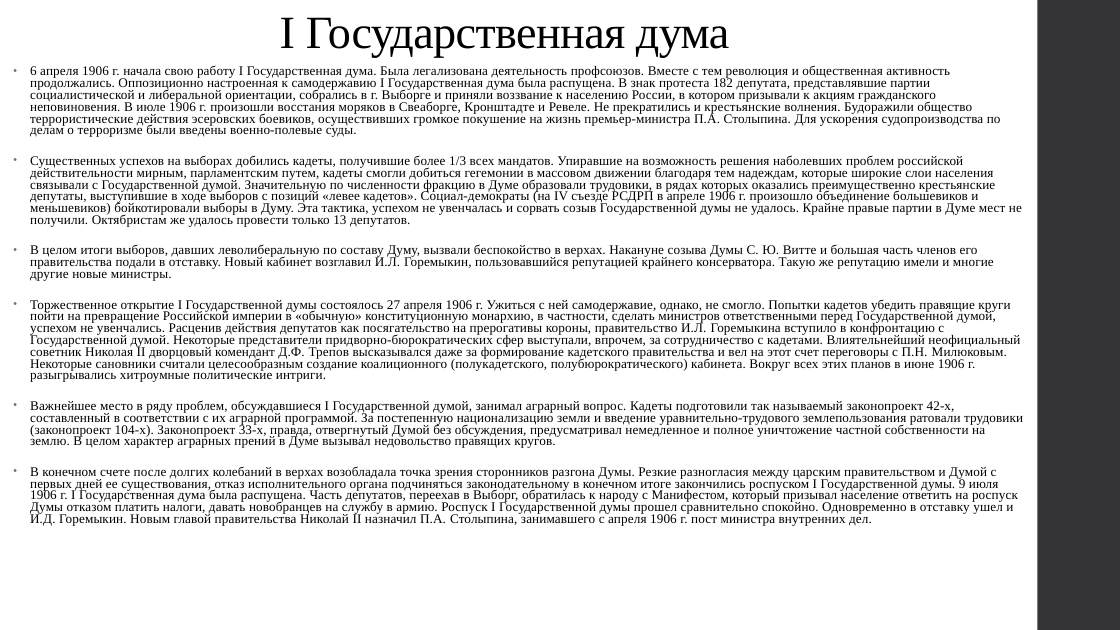
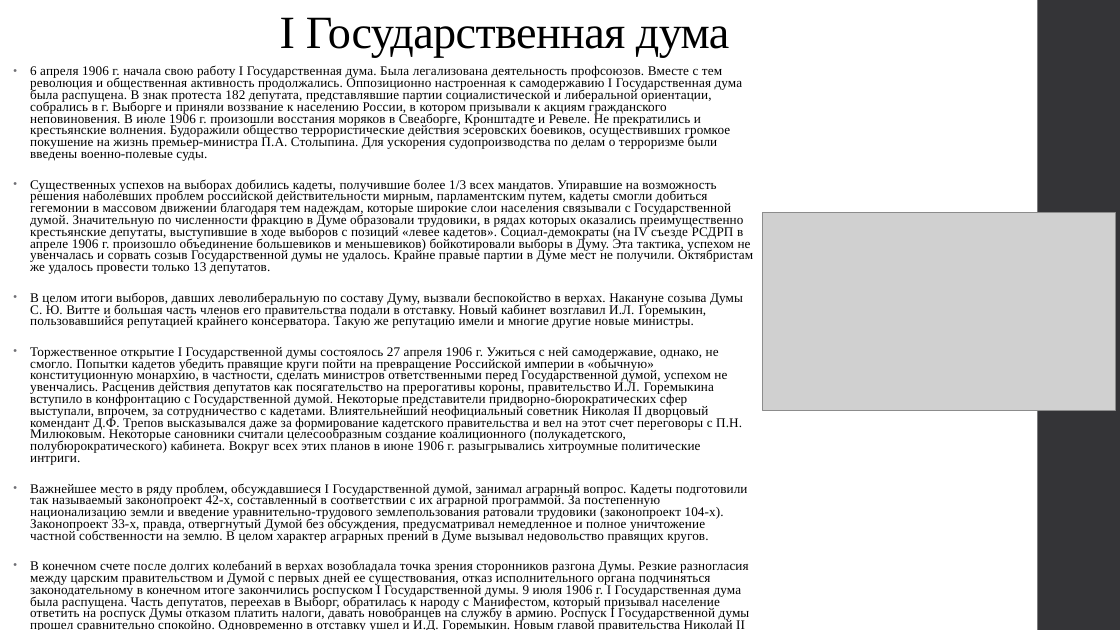
Before and after one commit to Ilyadevin/HW, a slide deck: slide 3 of Parliamentarism_In_Russia_Beggining.pptx. Drawn at 1120x630 pixels with LibreOffice and Linux fonts; fonts in the diff are those of the drawing; grey boxes stand for pictures. Boxes give left, top, right and bottom in pixels: in the first picture for what was removed or moved away, otherwise in the second. Text is boxed around its words. In the diff, an @@ line names an element or a change of style, - is before the commit and + after.

```diff
--- a/Parliamentarism_In_Russia_Beggining.pptx
+++ b/Parliamentarism_In_Russia_Beggining.pptx
@@ text "6 апреля 1906 г. начала ..." rewrapped from (x1=30, y1=65, x2=1023, y2=526) to (x1=30, y1=65, x2=753, y2=630) @@
@@ picture added at (x1=763, y1=213, x2=1115, y2=411) @@
```
Also in this commit, not shown: 2 other slides changed, 2 slides added, 9 other files.
